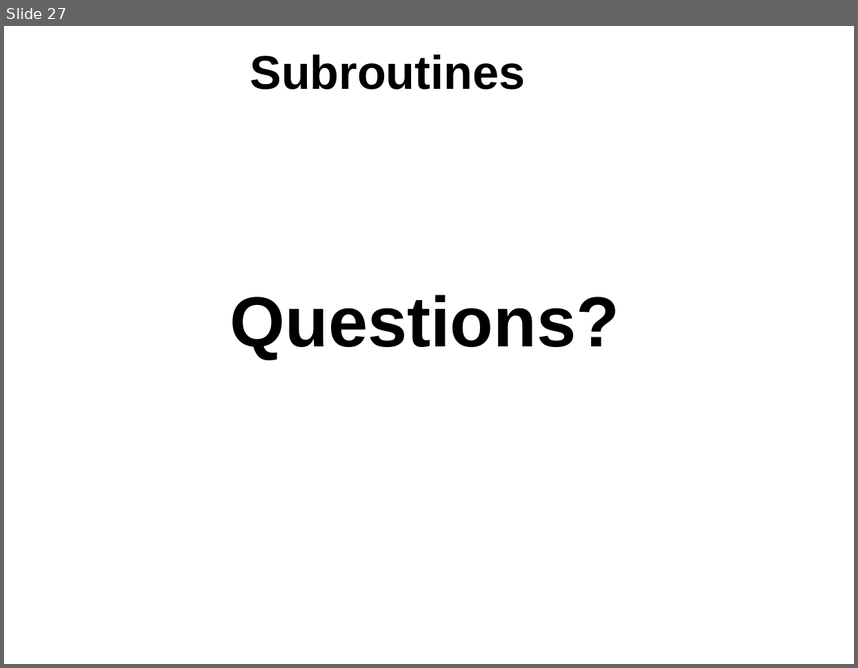
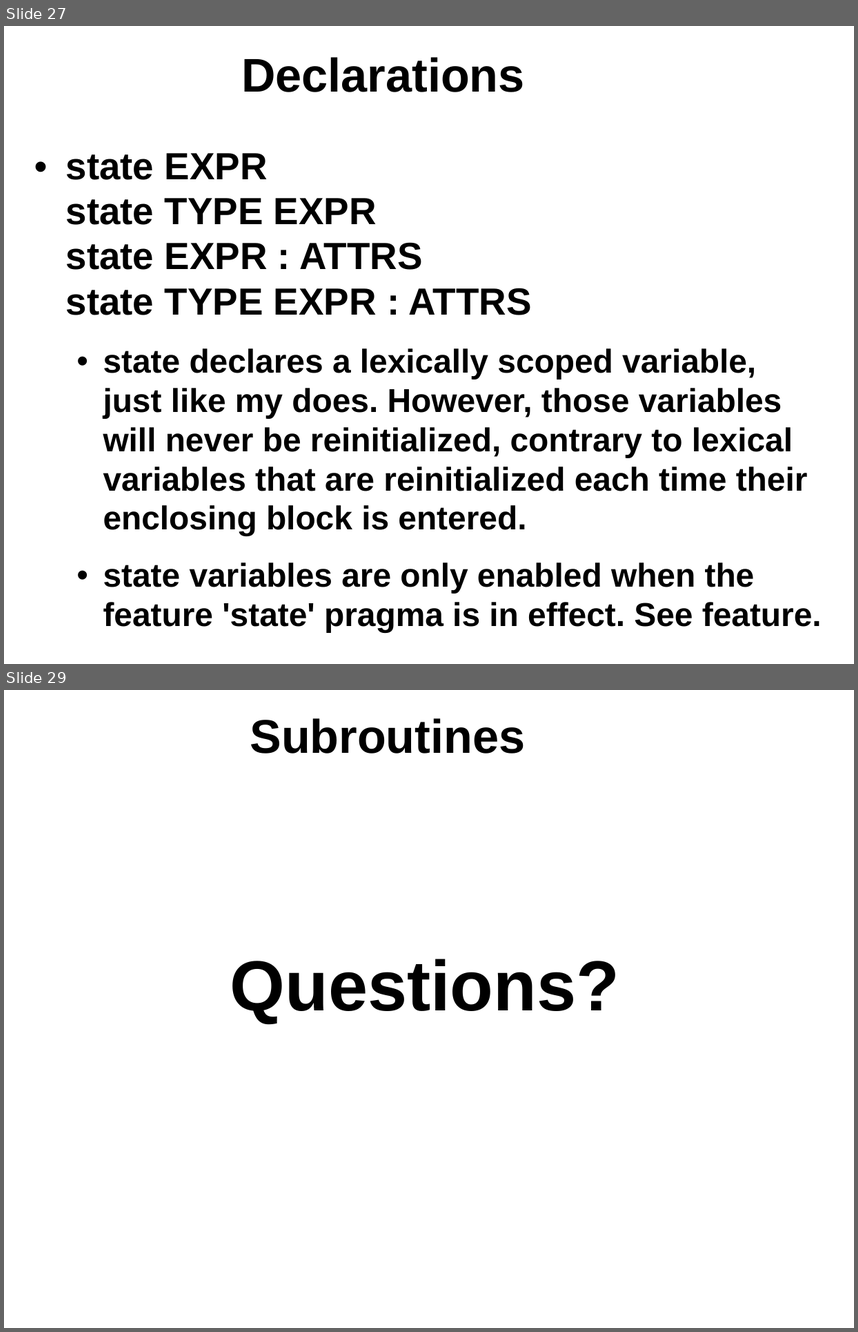
Before and after one commit to kberov/PerlProgrammingCourse, a slide deck: 07_subroutines.odp. Shown one above the other, each under a label of ours: slide 27 before the commit, slides 27 and 29 after it; the slides between them are not shown. The pictures are 858x668 and 858x1332 pixels, drawn with LibreOffice and Linux fonts; fonts in the diff are those of the drawing; background and template pictures are left out. Boxes give left, top, right and bottom in pixels: in the first picture for what was removed or moved away, otherwise in the second. Text is boxed around its words. In the diff, an @@ line names an element or a change of style, - is before the commit and + after.

Commit message:
added "state" slides with examples

```diff
--- a/07_subroutines.odp
+++ b/07_subroutines.odp
@@ slide 27 added at (x1=4, y1=26, x2=854, y2=664), background #FFFFFF @@
@@ title added at (x1=241, y1=57, x2=524, y2=92), 40 pt, text #000000, bold @@
+Declarations
@@ text added at (x1=66, y1=153, x2=822, y2=632), 28 pt, text #000000, bold @@
+• state EXPR
+  state TYPE EXPR
+  state EXPR : ATTRS
+  state TYPE EXPR : ATTRS
+  • state declares a lexically scoped variable, just like my does. However, those variables will never be reinitialized, contrary to lexical variables that are reinitialized each time their enclosing block is entered.
+  • state variables are only enabled when the feature 'state' pragma is in effect. See feature.
@@ what was slide 27 is now slide 29 @@
```
Also in this commit, not shown: 1 other slide added, 1 other file.
